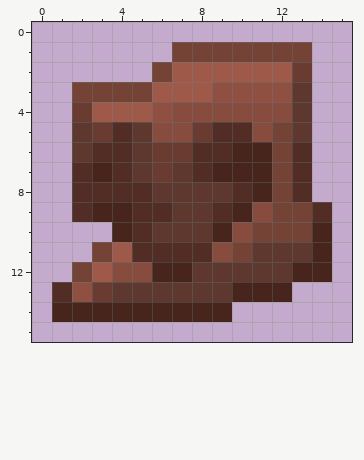
Pixel-art sprite: textures/items/heart_pottery_sherd.png. Above: the version before the commit.
The file is 16x16 pixels. Colours within 5 levels of each other are drawn and written as one.
After:
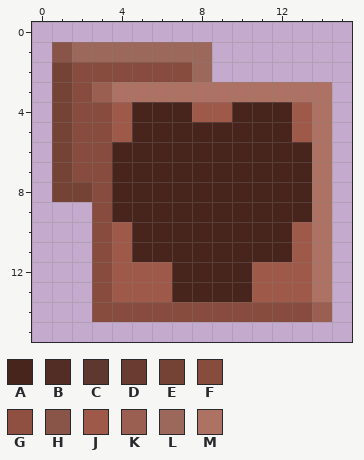
Palette (. is transparent): A #47251d  B #522d25  C #5e372f  D #693b31  E #754236  F #874c3e  G #905041  H #895549  J #9f5949  K #9a5f51  L #9c685c  M #ad7264
Diff:
@@ x 0..15 @@
  0 ................
- 1 .......EEEEEEE..
- 2 ......EJJJJJJD..
- 3 ..EEEEJJJGGGGC..
- 4 ..DJJJGFFFFFFC..
- 5 ..CDBCFFDBBFEC..
- 6 ..CBBCDDBBAAEB..
- 7 ..BABCDCBAAAEB..
- 8 ..BBBBCCCCBAEB..
- 9 ..BAABBCCBAFEEB.
-10 ....ABCCCAFEEEA.
-11 ...EJBBBBFECCCA.
-12 ..EJFFAACCCCCAA.
-13 .BGDCCCCCCAAA...
-14 .AAAAAAAAA......
+ 1 .HLLLLLLL.......
+ 2 .EFFFFFFL.......
+ 3 .EFKMMMMMMMMMMM.
+ 4 .EFFJAAAJJAAAJM.
+ 5 .EFFJAAAAAAAAJM.
+ 6 .EFFAAAAAAAAAAM.
+ 7 .EFFAAAAAAAAAAM.
+ 8 .EEFAAAAAAAAAAM.
+ 9 ...FAAAAAAAAAAM.
+10 ...FJAAAAAAAAJM.
+11 ...FJAAAAAAAAJM.
+12 ...FJJJAAAAJJJM.
+13 ...FJJJAAAAJJJM.
+14 ...FFFFFFFFFFFK.
 15 ................
Boxes around the changes in both pictures, in picture pixels (x1, y1, x2, y2):
changed: (52, 42, 332, 322)
